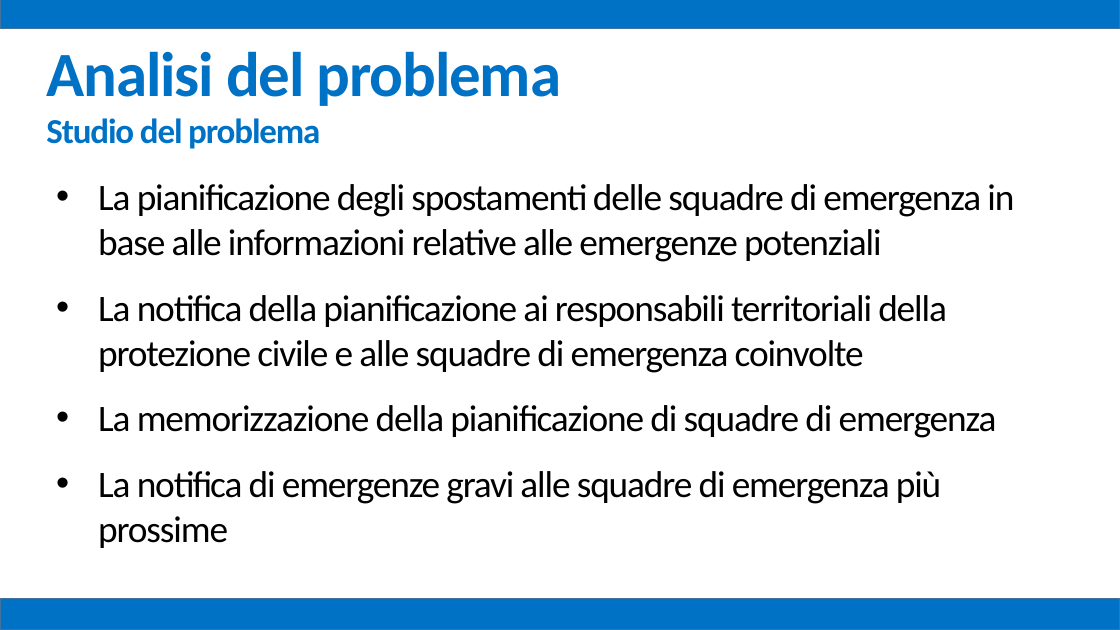
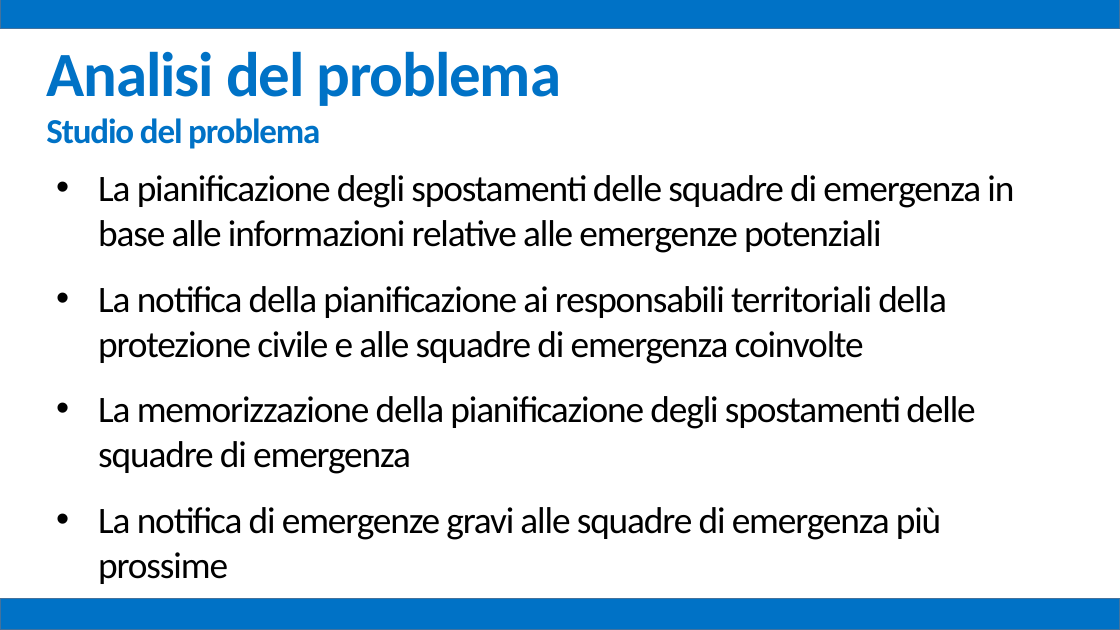
Before and after one commit to mz1991/ProgettoFebbraio2015, a slide deck: slide 6 of Febbraio 2015.pptx. Drawn at 1120x630 pixels with LibreOffice and Linux fonts; fonts in the diff are those of the drawing. Boxes give left, top, right and bottom in pixels: in the first picture for what was removed or moved away, otherwise in the second. Text is boxed around its words. In the diff, an @@ line names an element or a change of style, - is before the commit and + after.

```diff
--- a/Febbraio 2015.pptx
+++ b/Febbraio 2015.pptx
@@ text "La pianificazione degli spostamenti delle ...": place and size @@
-text "La pianificazione degli spostamenti delle ..." at [98,184,1014,548]
+text "La pianificazione degli spostamenti delle ..." at [98,175,1014,584]
@@ text at [98,396,975,474]: text changed @@
-• La memorizzazione della pianificazione di squadre di emergenza
+• La memorizzazione della pianificazione degli spostamenti delle squadre di emergenza
```
Also in this commit, not shown: 35 other slides changed, 7 other files.
